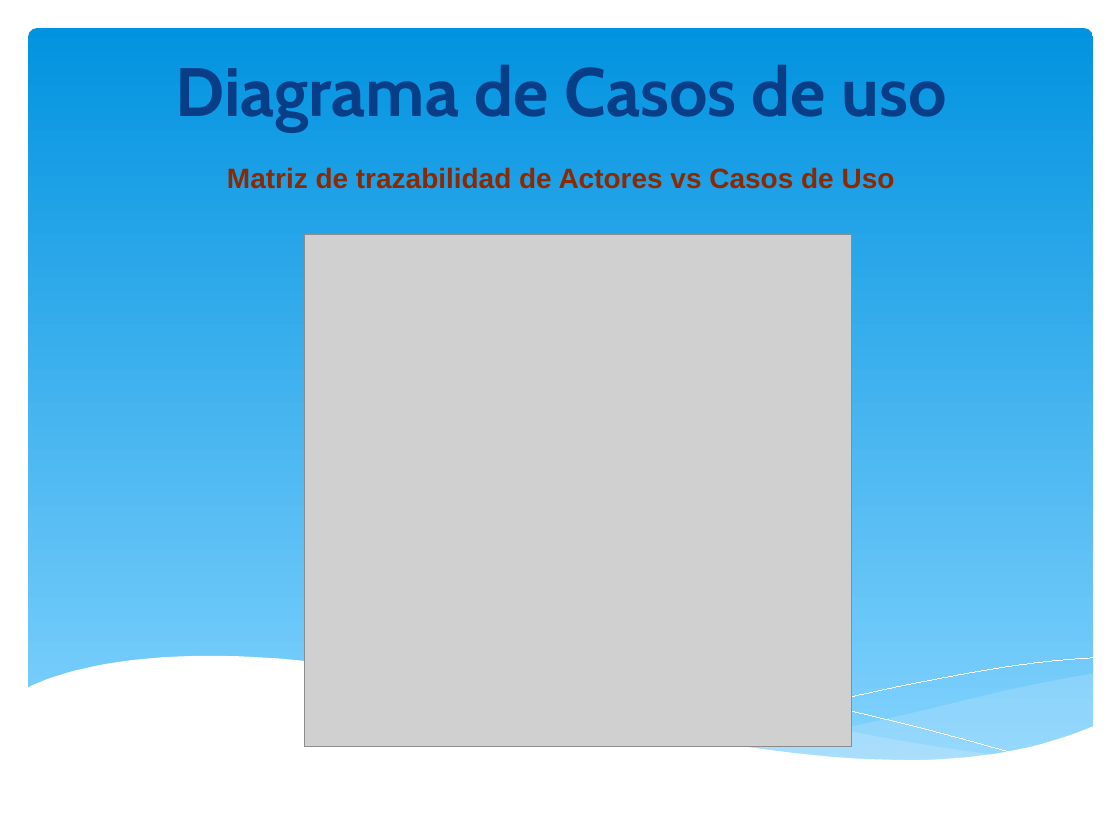
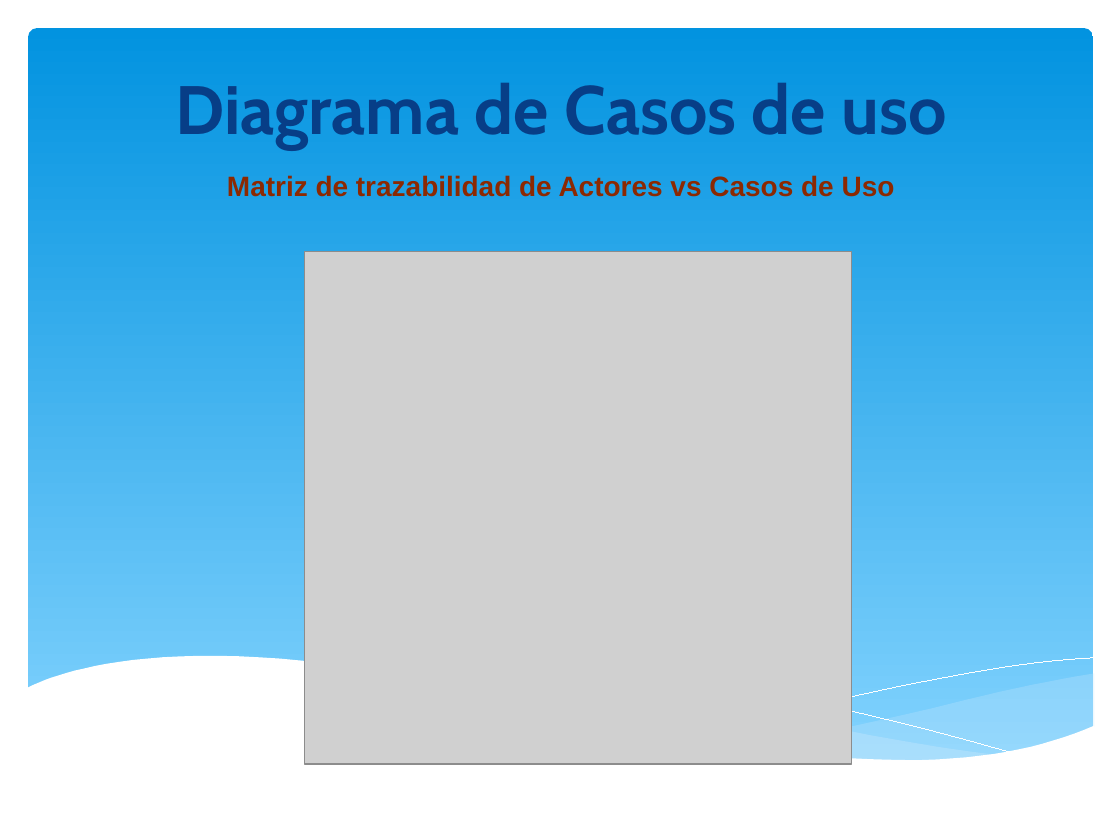
Before and after one commit to orlysemperfi/tp3-contratos-clientes, a slide deck: slide 3 of ITERACION 5/SUBITERACION 2/PRESENTACION01/PPT TP3 PRES02.pptx. Drawn at 1120x840 pixels with LibreOffice and Linux fonts; fonts in the diff are those of the drawing; grey boxes stand for pictures. Boxes give left, top, right and bottom in pixels: in the first picture for what was removed or moved away, otherwise in the second. Text is boxed around its words. In the diff, an @@ line names an element or a change of style, - is before the commit and + after.

```diff
--- a/ITERACION 5/SUBITERACION 2/PRESENTACION01/PPT TP3 PRES02.pptx
+++ b/ITERACION 5/SUBITERACION 2/PRESENTACION01/PPT TP3 PRES02.pptx
@@ title "Diagrama de Casos de uso": place and size @@
-title "Diagrama de Casos de uso" at bbox=[175, 65, 947, 132]
+title "Diagrama de Casos de uso" at bbox=[175, 83, 947, 149]
@@ text "Matriz de trazabilidad de Actores ...": place and size @@
-text "Matriz de trazabilidad de Actores ..." at bbox=[227, 167, 895, 189]
+text "Matriz de trazabilidad de Actores ..." at bbox=[227, 175, 895, 197]
@@ picture: place and size @@
-picture at bbox=[305, 235, 852, 747]
+picture at bbox=[305, 252, 852, 764]
```
Also in this commit, not shown: 10 other slides changed.
